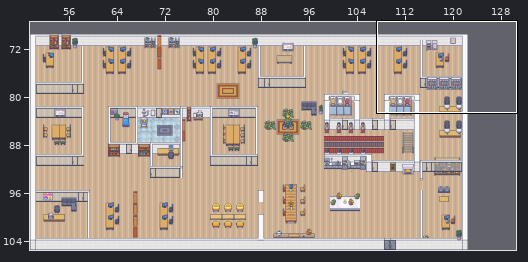
A Tiled map (JSON) gets an edit: map_first_floor.tmj. Above, an overview of the earlier version with the close-up marked.
Close-up. Before:
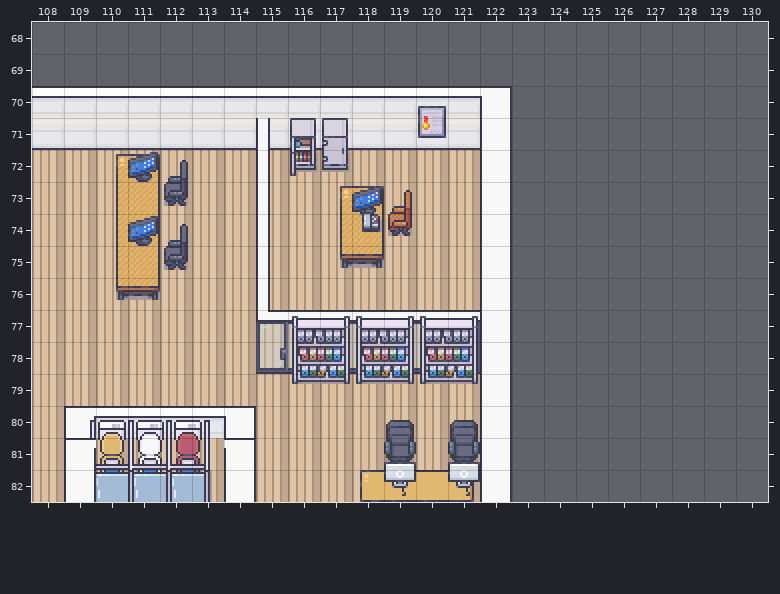
Cells are 32x32 px. Shown: x 108..130, y 68..82. The commit also changed other parts of the map, which this record leaves out.
The same view after the edit:
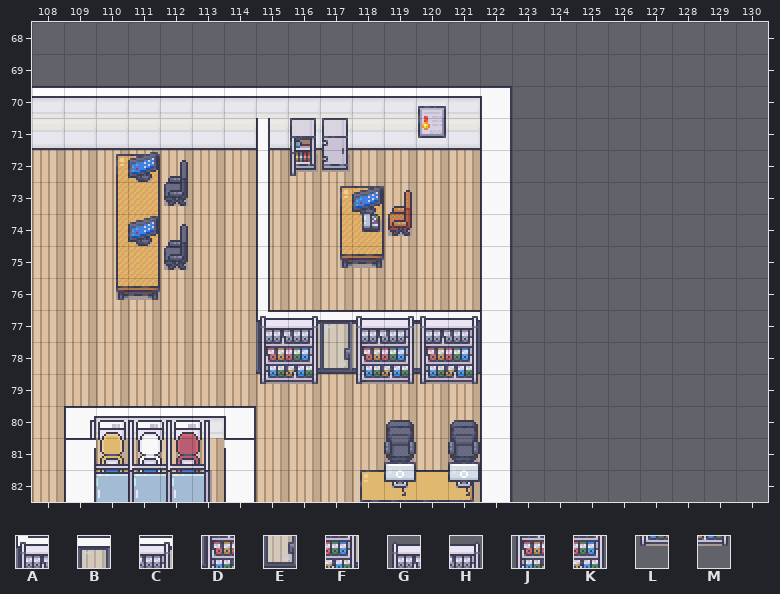
Key: from "Chunk 1": A 107, B 108, C 109, D 112, E 113, F 114, G 206, H 207, J 208, K 209, L 210, M 211.
_ is an empty cell.
Tiles replaced or removed in this view: B, C, E, F, G, H, J, K, L, M.
See-through tiles are keyed as they look on the map.
Difference:
Changed rows in their new state; . is an unchanged cell.
Layer "walls/walls1":
first column x 115:
77 A.B
78 D.E
Layer "furniture/furniture2":
first column x 115:
77 GH_
78 JK_
79 LM_
